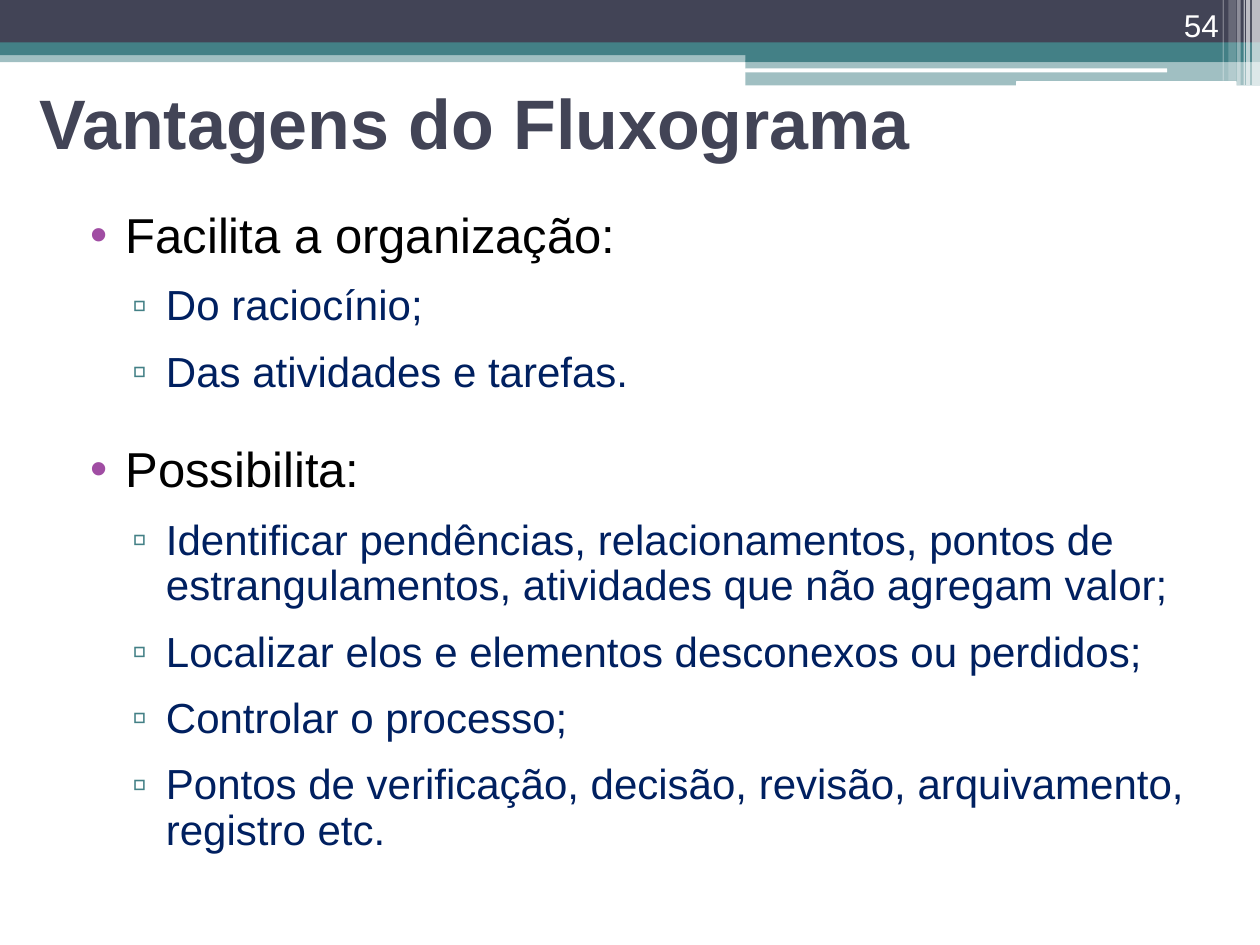
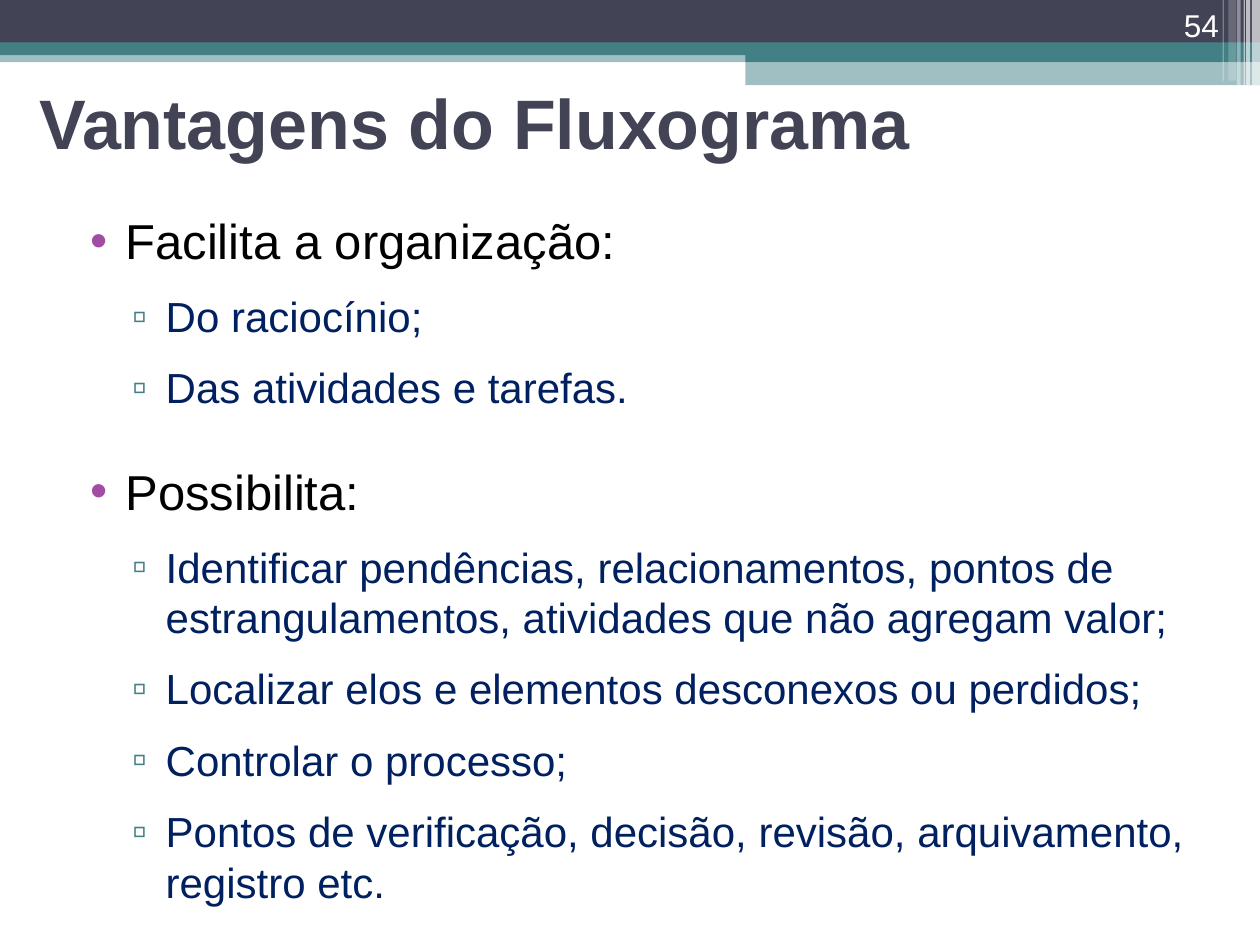
Before and after one commit to douglasbolis/ifes_bsi, a slide deck: slide 54 of 3_periodo/tgs/material/TGS_Parte_II_Gestao_de_Processos.ppt. Drawn at 1260x945 pixels with LibreOffice and Linux fonts; fonts in the diff are those of the drawing. Boxes give left, top, right and bottom in pixels: in the first picture for what was removed or moved away, otherwise in the second. Text is boxed around its words. In the diff, an @@ line names an element or a change of style, - is before the commit and + after.

```diff
--- a/3_periodo/tgs/material/TGS_Parte_II_Gestao_de_Processos.ppt
+++ b/3_periodo/tgs/material/TGS_Parte_II_Gestao_de_Processos.ppt
@@ rounded rectangle removed at (745, 68, 1167, 72) @@
@@ rounded rectangle removed at (1016, 81, 1236, 86) @@
@@ text "Facilita a organização:" at (125, 223, 1183, 906): line spacing 0.9 to 1 @@
```
Also in this commit, not shown: 56 other slides changed, 2 other files.
